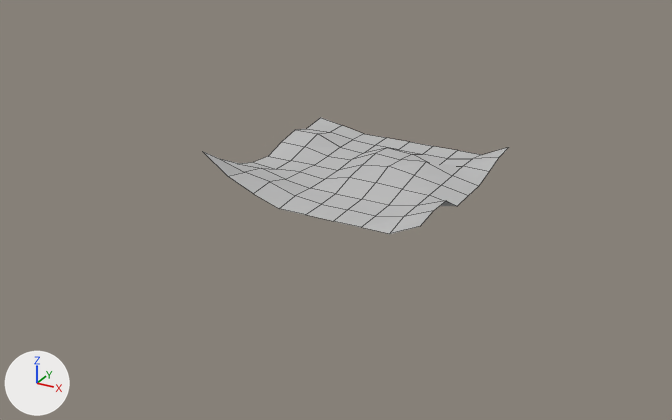
Two versions of the Blender file map/relief/relief.blend, one commit apart.
Both versions are drawn from a 50 mm lens placed at (70.4, -137.9, 61.0), pointed at (-2.4, -5.6, -5.2). Lighting does not change. The marker at lower left points along +X, +Y and +Z. Mesh edges are drawn as thin lines.

In view in the first picture: 'relief'.
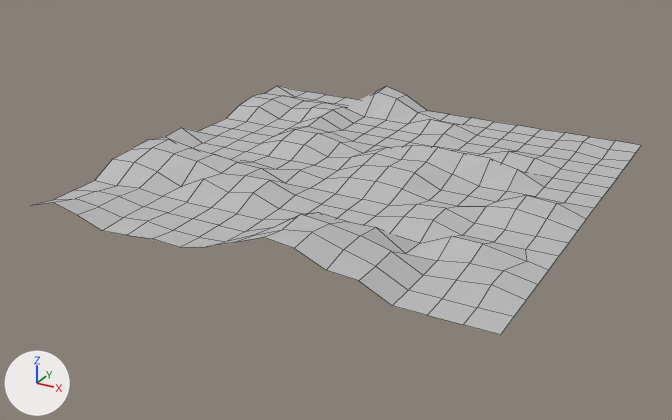
Where the change shows, as pixel boxes [x1, y1, x2, y2] in the pictures (672 x 420 px):
'relief', reshaped (98% wider, 114% taller): before [202, 118, 508, 234]; after [33, 86, 641, 335]

Patch to the scene script:
```diff
--- a/map/relief/relief.blend.py
+++ b/map/relief/relief.blend.py
@@ me_relief @@
 # used by ob_relief; location = (0.0, 0.0, 0.0)
-me_relief.from_pydata(...)  # 81 vertices, 64 faces; spans x -20.0..20.0, y -20.0..20.0, z 0.0..7.4
+me_relief.from_pydata(...)  # 289 vertices, 256 faces; spans x -40.0..40.0, y -40.0..40.0, z -0.6..5.5
+# me_relief part 1: 26 vertices moved from x -15.0..15.0, y -15.0..15.0, z 0.0..2.8 to x -15.0..15.0, y -15.0..15.0, z 0.0..3.8; 18 vertices removed from x -20.0..20.0, y -20.0..20.0, z 0.0..7.4; 226 vertices added at x -40.0..40.0, y -40.0..40.0, z -0.6..5.5
 me_relief.materials.append(mat_material_001)
```
